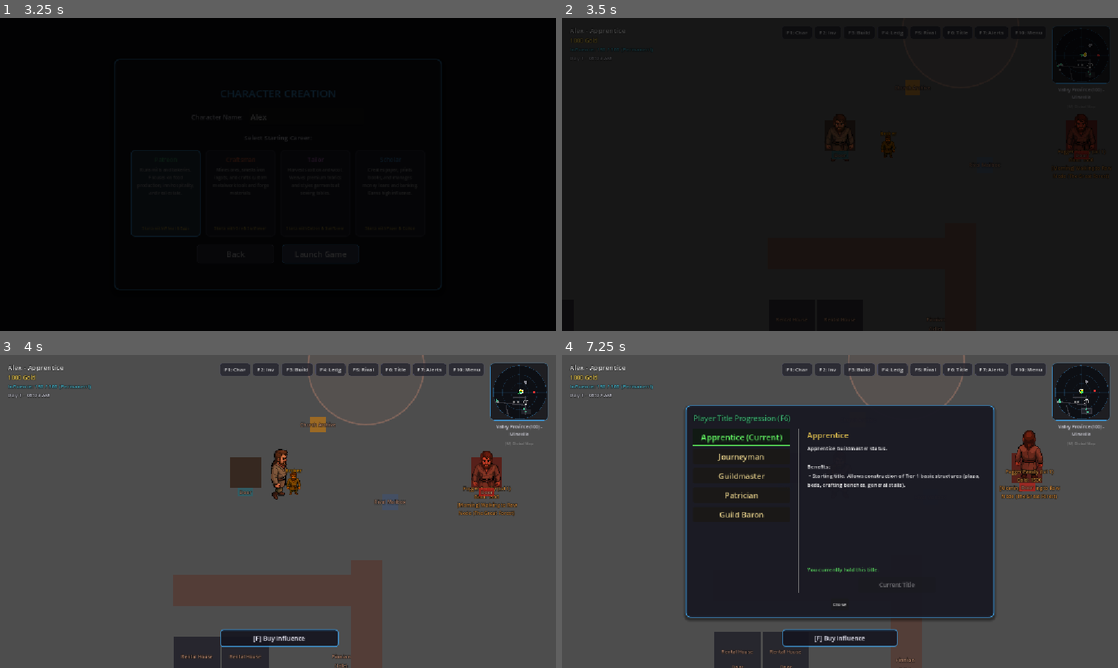
Above: before the commit, frames 1-4 (two rows, left to right).
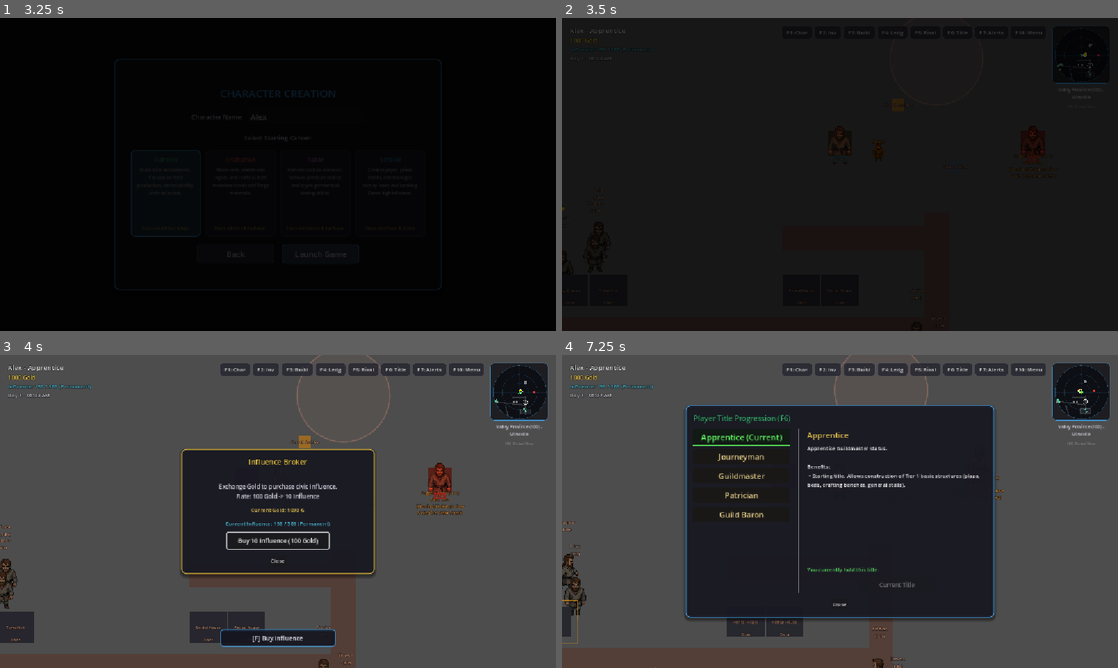
Above: after the commit, the same moments.

Repository: guimsp/guild-valley
Game: Godot game, scene res://UI/main_menu.tscn
Same seed, same stepped clock (60 frames per second), same inputs: the game is played once before the commit and once after it.
Inputs (mouse positions are in pixels of both pictures, inside the frame that each line leads up to):
- Up to frame 1 (3.25 s): click "Start New Game" at 0.5 s; click "Next" at 1.25 s; click (305, 118) at 2.02 s; type "Alex" at 2.1 s; click "Launch Game" at 2.75 s
- Up to frame 2 (3.5 s): no input
- Up to frame 3 (4 s): tap Enter (ui_accept) at 3.5, 3.77 s; move the mouse to (400, 495) at 3.52 s; hold D (move_right) from 3.53 s (still down); hold R (buy_workstation) from 3.53 s (still down); click (400, 495) at 3.67 s
- Up to frame 4 (7.25 s): move the mouse to (728, 527) at 4.27 s; release D (move_right) at 4.28 s; release R (buy_workstation) at 4.28 s; hold S (move_down) 4.28-5.03 s; tap F7 (hud_alerts) at 4.35 s; tap Enter (ui_accept) at 4.52, 6.02, 6.77 s; move the mouse to (895, 442) at 5.02 s; hold D (move_right) 5.03-5.78 s; hold F6 (hud_title) 5.03-5.78 s; move the mouse to (812, 574) at 5.77 s; hold W (move_up) 5.78-6.53 s; tap F (interact) at 5.85 s; click (812, 574) at 5.92 s; move the mouse to (1006, 558) at 6.52 s; hold A (move_left) from 6.53 s (still down); hold T (rent_workstation) from 6.53 s (still down)

Frame 1 is identical in both runs. In frame 2, 0.1% of the frame differs, in the area x 0-98%, y 32-100%; in frame 3, 20%, in the area x 0-95%, y 0-100%; in frame 4, 5.1%.

Commit message:
Scale player and opponent/rival walking speed by +40%, and zoom out main player camera by 20%

Diff:
--- a/common/singletons/game_state.gd
+++ b/common/singletons/game_state.gd
@@ -17,7 +17,7 @@
 var player_max_hp: float = 100.0
 var player_stamina: float = 100.0
 var player_max_stamina: float = 100.0
-var player_speed: float = 150.0
+var player_speed: float = 210.0
 
 var player_name: String = "Player"
 var rival_ai_active: bool = true:
@@ -241,7 +241,7 @@
 # Recalculate career passive stats
 func recalculate_career_stats() -> void:
 	# Reset player stats to default base values
-	player_speed = 150.0
+	player_speed = 210.0
 	player_max_stamina = 100.0
 	player_max_hp = 100.0
 
@@ -249,7 +249,7 @@
 
 	# Patreon Level 9: +20% Player Movement Speed and +25 Max Stamina
 	if patreon_lvl >= 9:
-		player_speed = 180.0
+		player_speed = 252.0
 		player_max_stamina = 125.0
 
 	# Patreon Level 10: +25 Max HP
--- a/entities/player/player.gd
+++ b/entities/player/player.gd
@@ -2,7 +2,7 @@
 extends CharacterBody2D
 
 # Movement speed exported to the inspector
-@export var speed: float = 150.0:
+@export var speed: float = 210.0:
 	get:
 		return GameState.player_speed if GameState else speed
 	set(value):
--- a/entities/player/player.tscn
+++ b/entities/player/player.tscn
@@ -206,3 +206,4 @@
 animation = &"idle_south"
 
 [node name="Camera2D" type="Camera2D" parent="." unique_id=1732116126]
+zoom = Vector2(0.8, 0.8)
--- a/entities/rival/ai_rival.gd
+++ b/entities/rival/ai_rival.gd
@@ -1,7 +1,7 @@
 class_name AIRival
 extends CharacterBody2D
 
-@export var speed: float = 80.0
+@export var speed: float = 112.0
 @export var gold: int = 1500
 @export var family_name: String = "Fugger Family"
 @export var standing: String = "Competitor"
--- a/entities/rival/ai_rival.tscn
+++ b/entities/rival/ai_rival.tscn
@@ -6,7 +6,7 @@
 
 [node name="AIRival" instance=ExtResource("1_player")]
 script = ExtResource("2_ai_rival")
-speed = 80.0
+speed = 112.0
 gold = 1500
 
 [node name="AnimatedSprite2D" parent="." index="1"]
